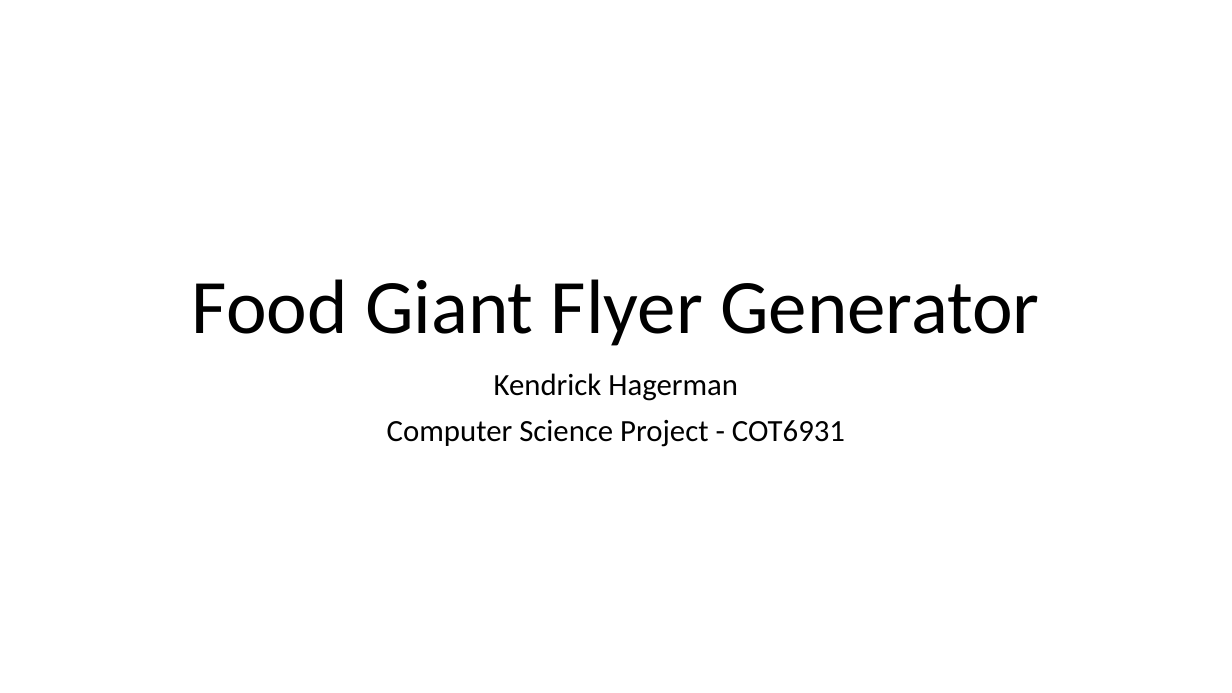
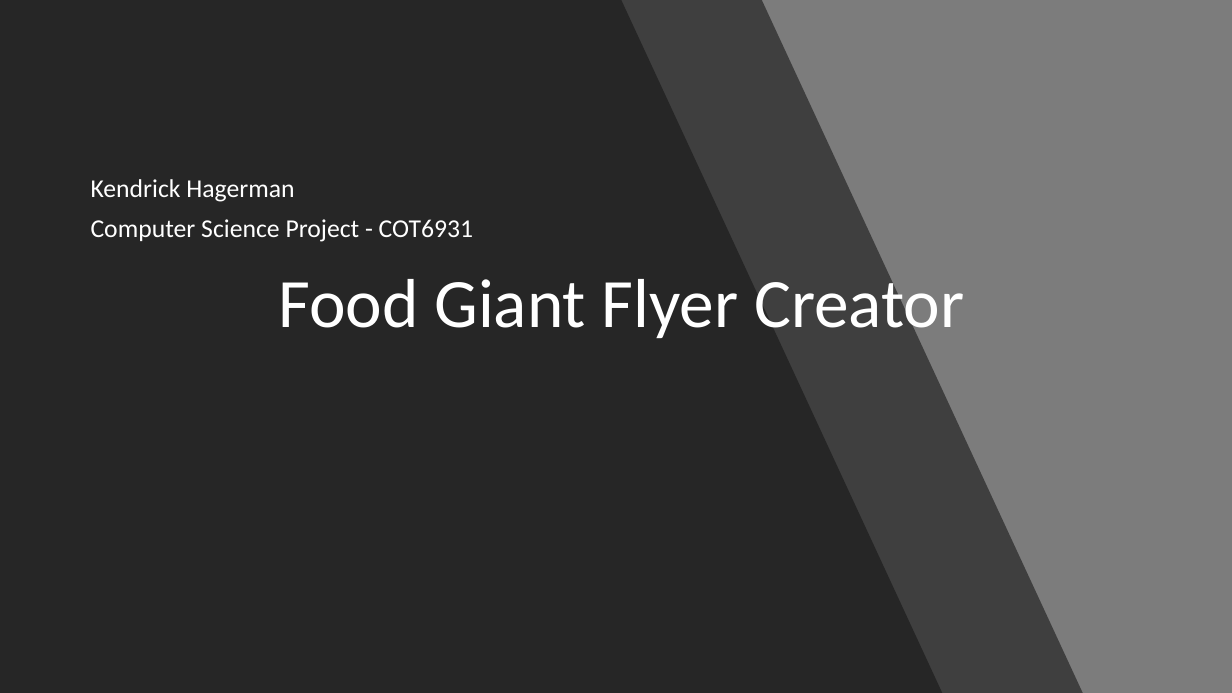
Before and after one commit to CleverMoose33/FoodGiantFlyerPrototypes, a slide deck: slide 1 of Project Documentation/Capstone Documents/Hagerman_Kendrick_FoodGiantPresentation.pptx. Drawn at 1232x693 pixels with LibreOffice and Linux fonts; fonts in the diff are those of the drawing. Boxes give left, top, right and bottom in pixels: in the first picture for what was removed or moved away, otherwise in the second. Text is boxed around its words. In the diff, an @@ line names an element or a change of style, - is before the commit and + after.

Commit message:
Adding updated presentation

```diff
--- a/Project Documentation/Capstone Documents/Hagerman_Kendrick_FoodGiantPresentation.pptx
+++ b/Project Documentation/Capstone Documents/Hagerman_Kendrick_FoodGiantPresentation.pptx
@@ background #FFFFFF to #7C7C7C @@
@@ freeform shape added at (0,0,943,693), fill #262626 @@
@@ freeform shape added at (126,0,1083,693), fill #262626 at 70% opacity @@
@@ subtitle "Kendrick Hagerman": place and size @@
-subtitle "Kendrick Hagerman" at (387,373,845,447)
+subtitle "Kendrick Hagerman" at (91,179,473,242)
@@ subtitle "Kendrick Hagerman" at (91,179,473,242): size 24 to 20 pt, text colour #000000 to #FFFFFF; alignment centre to left; vertical alignment top to bottom @@
@@ title "Food Giant Flyer Creator" at (278,269,964,344): vertical alignment bottom to top @@
@@ title at (278,269,964,344): text changed; size 60 to 54 pt; text colour #000000 to #FFFFFF @@
-Food Giant Flyer Generator
+Food Giant Flyer Creator
```
Also in this commit, not shown: 2 other slides changed, 11 slides added, 7 slides removed, 9 other files.
